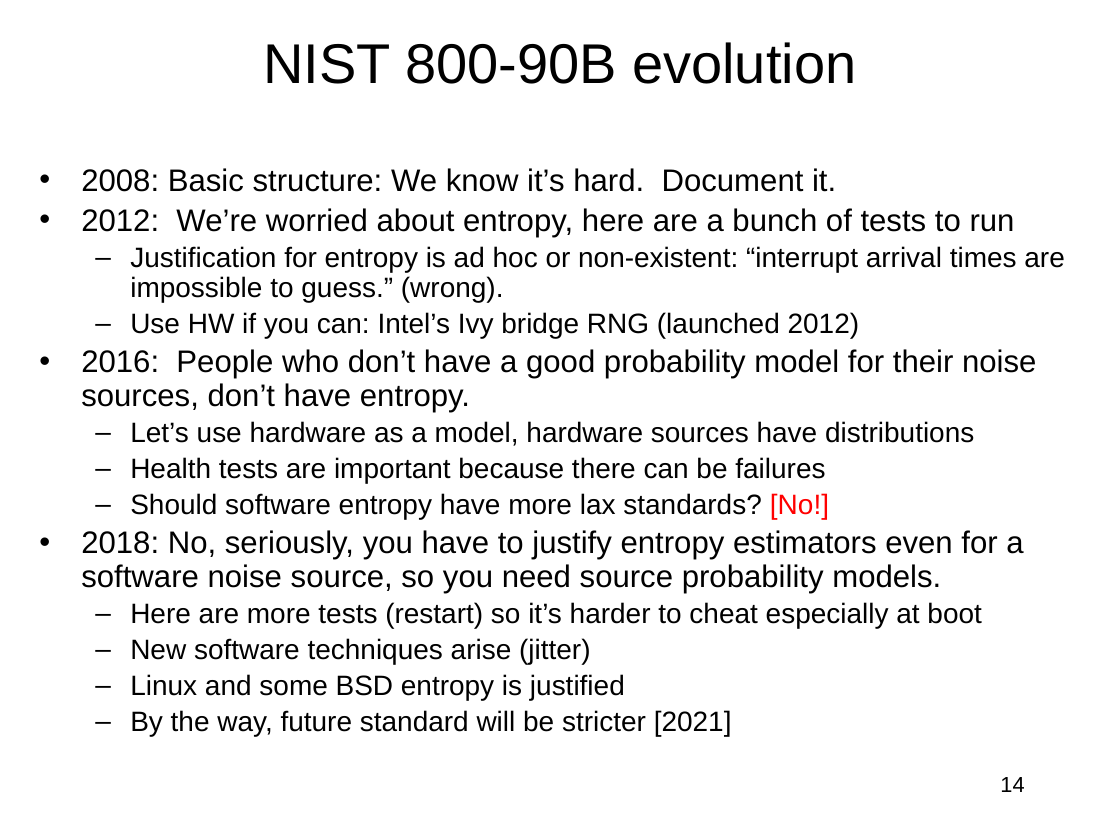
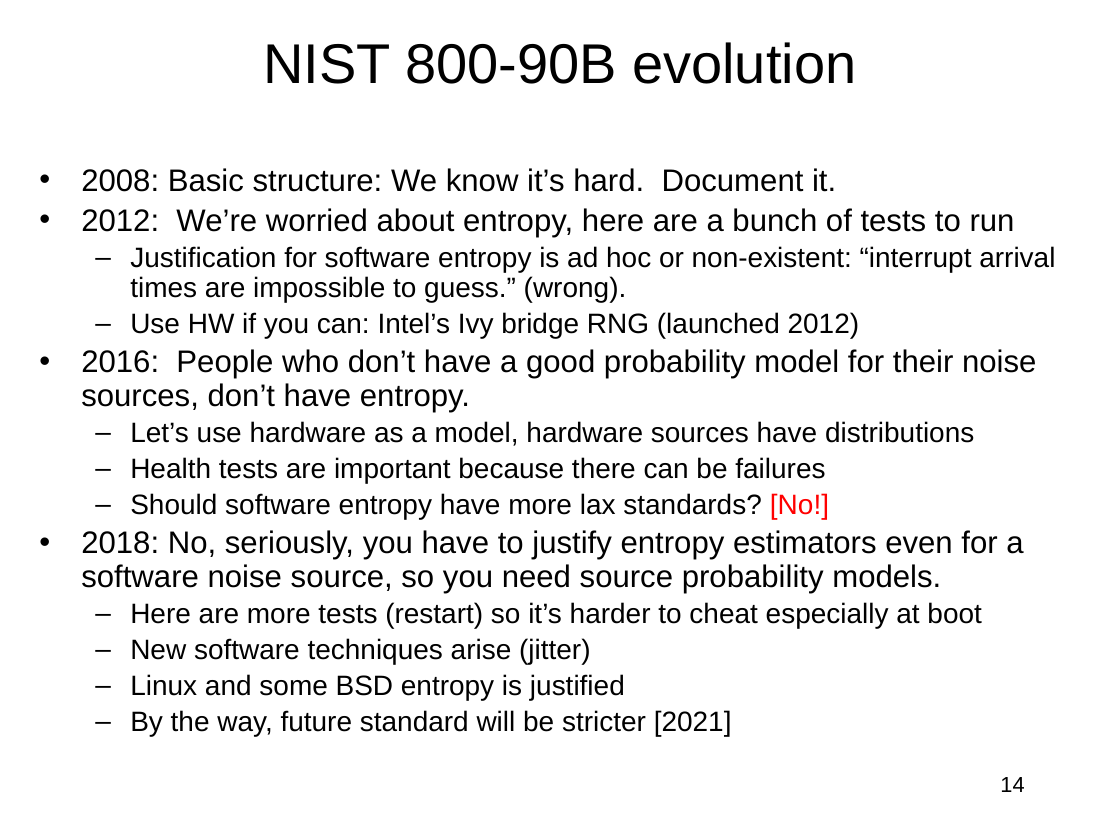
Before and after one commit to jlmucb/class_notes, a slide deck: slide 14 of BerkeleyClass/CS290Spring2013/Lectures/entropy_talk.pptx. Drawn at 1120x840 pixels with LibreOffice and Linux fonts; fonts in the diff are those of the drawing. Boxes give left, top, right and bottom in pixels: in the first picture for what was removed or moved away, otherwise in the second. Text is boxed around its words. In the diff, an @@ line names an element or a change of style, - is before the commit and + after.

Commit message:
spelling.

```diff
--- a/BerkeleyClass/CS290Spring2013/Lectures/entropy_talk.pptx
+++ b/BerkeleyClass/CS290Spring2013/Lectures/entropy_talk.pptx
@@ text at [130, 246, 1055, 302]: text changed @@
-  – Justification for entropy is ad hoc or non-existent: “interrupt arrival times are impossible to guess.” (wrong).
+  – Justification for software entropy is ad hoc or non-existent: “interrupt arrival times are impossible to guess.” (wrong).
```
Also in this commit, not shown: 7 other slides changed.
